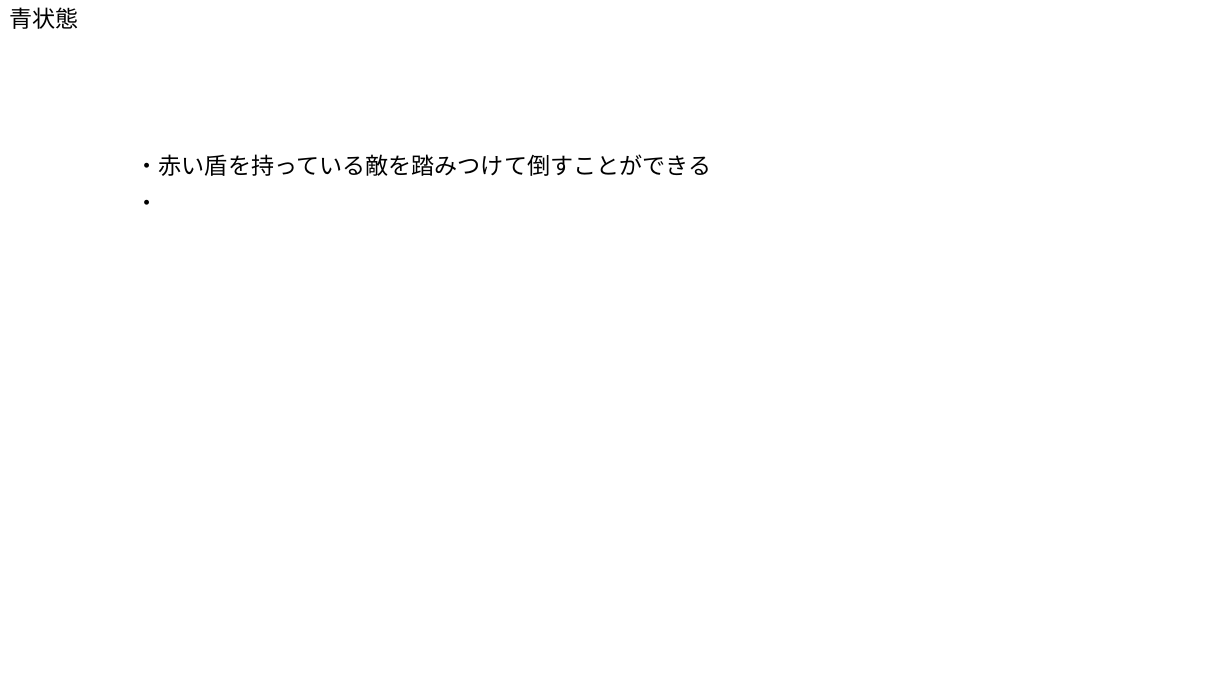
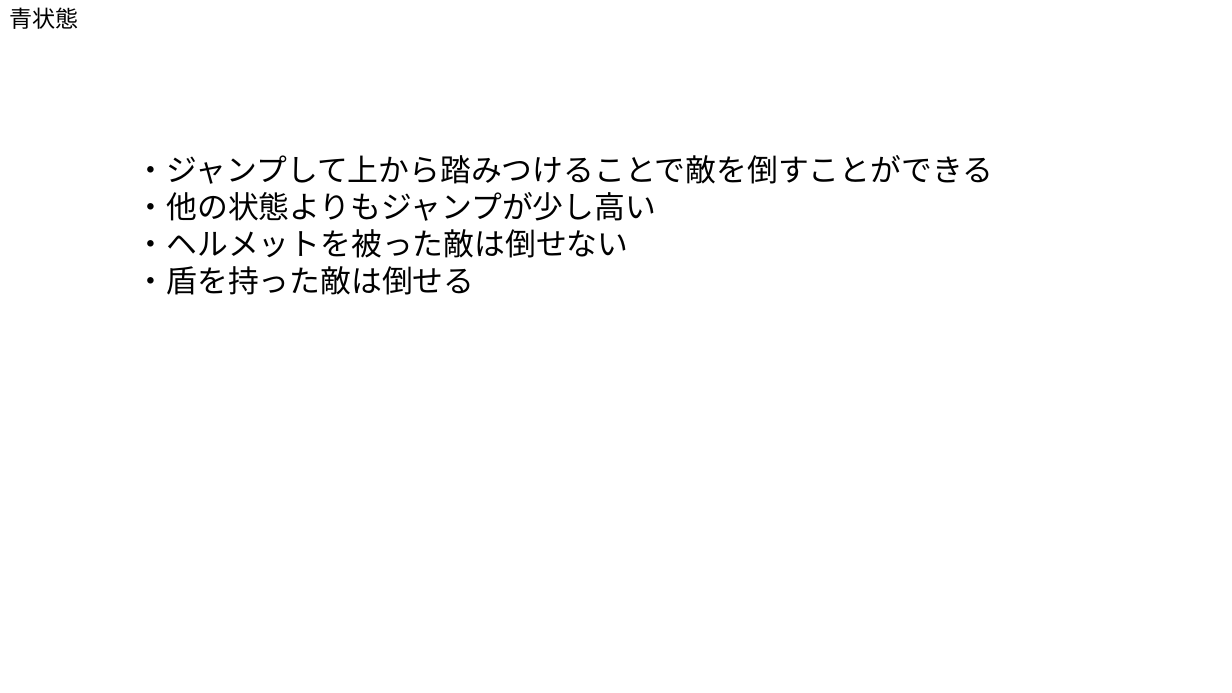
Before and after one commit to Akiyoshi-2/GameProbuctionPractice1, a slide deck: slide 2 of 仕様書/プレイヤー.pptx. Drawn at 1232x693 pixels with LibreOffice and Linux fonts; fonts in the diff are those of the drawing. Boxes give left, top, right and bottom in pixels: in the first picture for what was removed or moved away, otherwise in the second. Text is boxed around its words. In the diff, an @@ line names an element or a change of style, - is before the commit and + after.

```diff
--- a/仕様書/プレイヤー.pptx
+++ b/仕様書/プレイヤー.pptx
@@ text at [136, 155, 994, 295]: text changed; size 18 to 24 pt @@
-・赤い盾を持っている敵を踏みつけて倒すことができる
+・ジャンプして上から踏みつけることで敵を倒すことができる
+・他の状態よりもジャンプが少し高い
+・ヘルメットを被った敵は倒せない
+・盾を持った敵は倒せる
@@ text removed at [136, 199, 159, 205] @@
-・
```
Also in this commit, not shown: 3 other slides changed.
